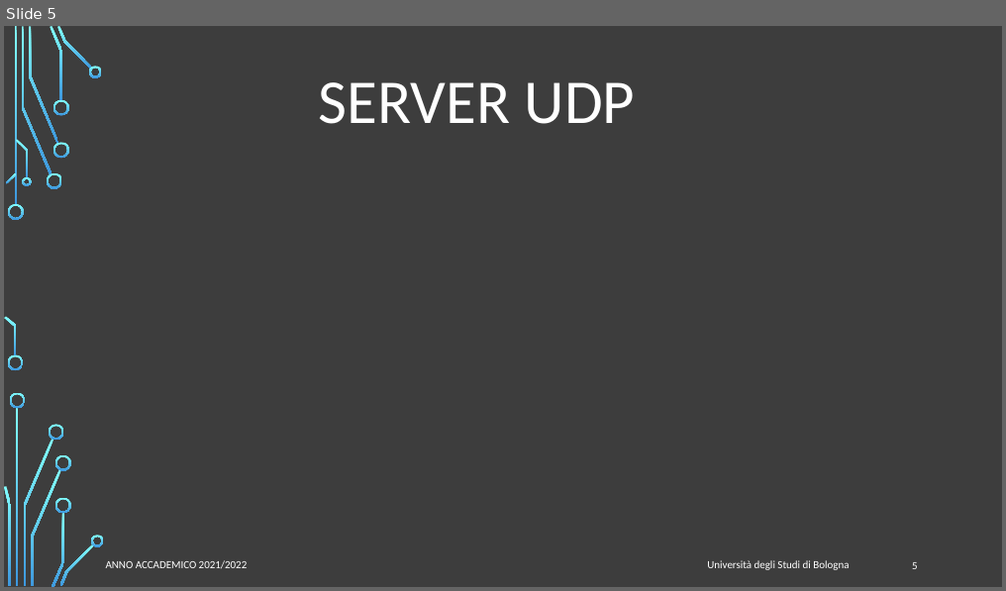
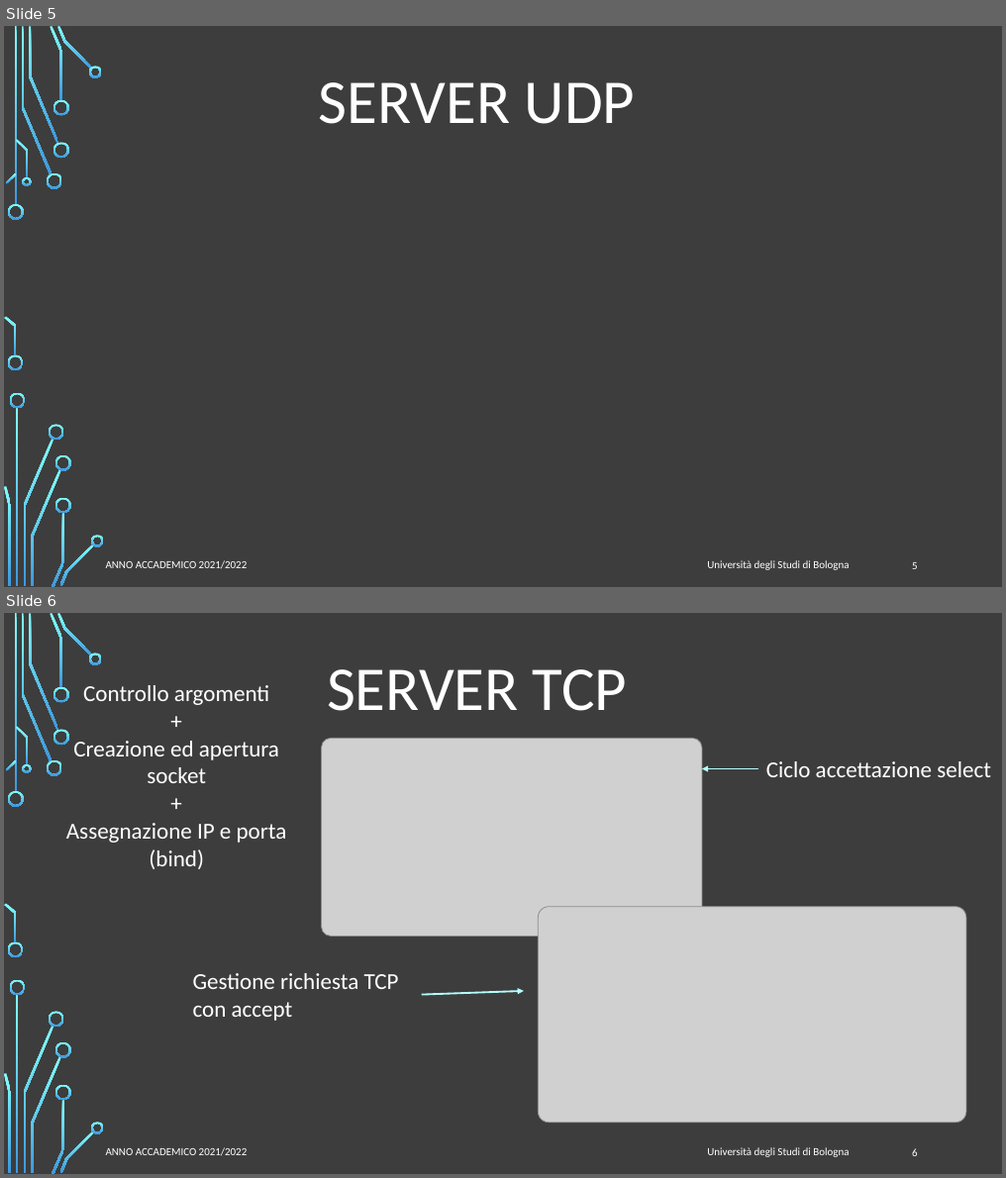
Before and after one commit to FlippaFloppa/Reti-di-Calcolatori-gruppo-Lore, a slide deck: Esercitazione_4/esercitazione4.pptx. Shown one above the other, each under a label of ours: slide 5 before the commit, slides 5 and 6 after it. The pictures are 1006x591 and 1006x1178 pixels, drawn with LibreOffice and Linux fonts; fonts in the diff are those of the drawing; grey boxes stand for pictures; background and template pictures are left out. Boxes give left, top, right and bottom in pixels: in the first picture for what was removed or moved away, otherwise in the second. Text is boxed around its words. In the diff, an @@ line names an element or a change of style, - is before the commit and + after.

```diff
--- a/Esercitazione_4/esercitazione4.pptx
+++ b/Esercitazione_4/esercitazione4.pptx
@@ slide 6 added at (4,613,1002,1174), background picture (left out); not listed: 17 template elements that a slide beside it also shows @@
@@ rectangle added at (4,613,1002,1174), fill #3D3D3D @@
@@ title added at (327,669,628,711), 60 pt, text #FFFFFF @@
+SERVER TCP
@@ text added at (66,685,287,869), 22 pt, text #FFFFFF @@
+Controllo argomenti
++
+Creazione ed apertura socket
++
+Assegnazione IP e porta (bind)
@@ picture added at (322,738,702,937) @@
@@ arrow added from (758, 768) to (702, 768), #B4FFFF 1.75 pt @@
@@ text added at (766,761,991,777), 22 pt, text #FFFFFF @@
+Ciclo accettazione select
@@ picture added at (538,907,966,1123) @@
@@ text added at (193,973,399,1021), 22 pt, text #FFFFFF @@
+Gestione richiesta TCP
+con accept
@@ arrow added from (422, 995) to (524, 991), #B4FFFF 1.75 pt @@
@@ group added at (4,613,104,1174): 24 freeform shapes, 2 rectangles @@
@@ text added at (106,1148,248,1157), 10.5 pt, text #FFFFFF @@
+ANNO ACCADEMICO 2021/2022
@@ text added at (707,1148,848,1157), 10.5 pt, text #FFFFFF @@
+Università degli Studi di Bologna
@@ page number added at (912,1149,918,1157), 10.5 pt, text #FFFFFF @@
+6
```
Also in this commit, not shown: 4 slides changed.
